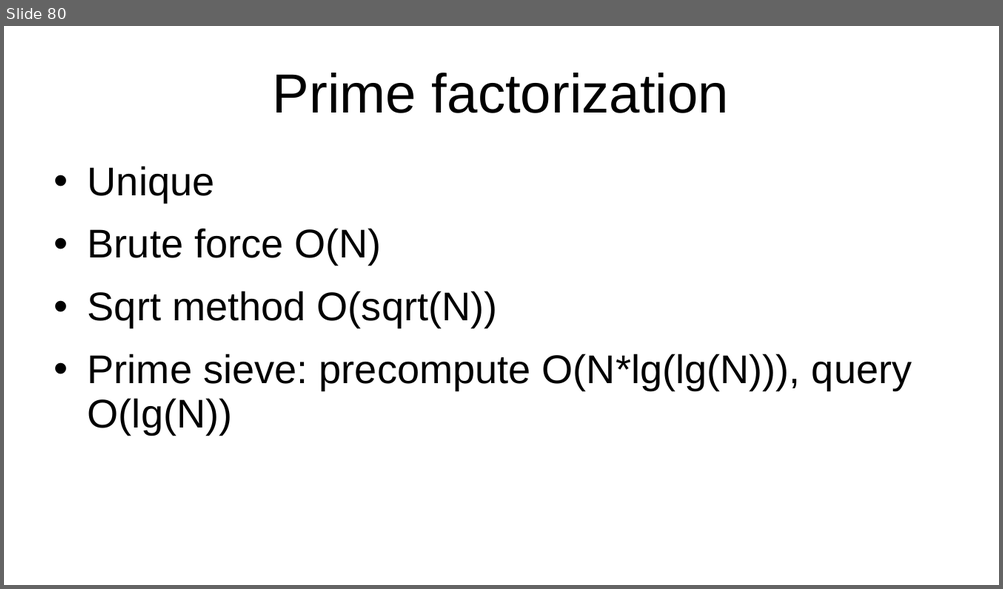
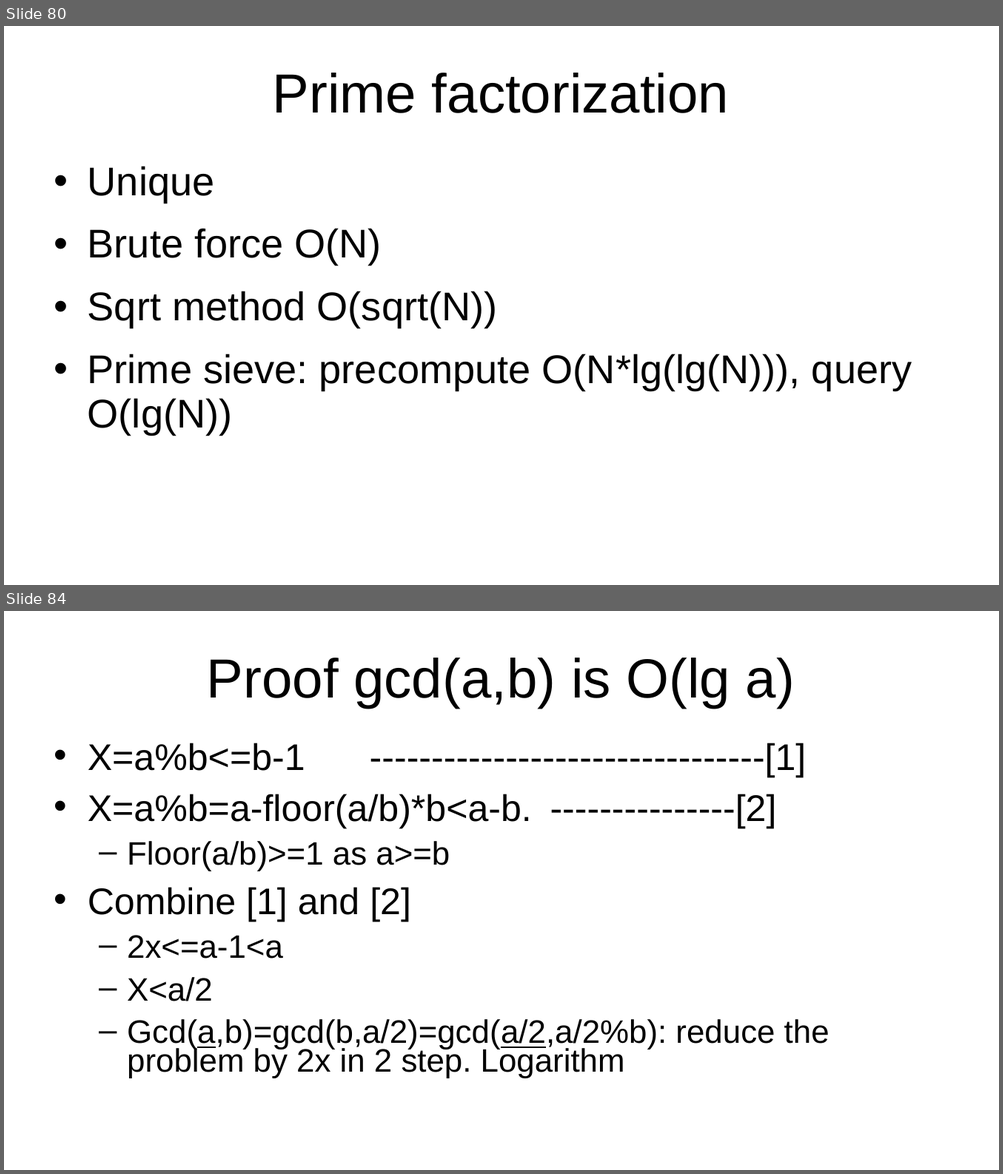
Before and after one commit to kindaichinisan/CompetitiveProgramming, a slide deck: MyCode/competitive_programming.ppt. Shown one above the other, each under a label of ours: slide 80 before the commit, slides 80 and 84 after it; the slides between them are not shown. The pictures are 1003x589 and 1003x1174 pixels, drawn with LibreOffice and Linux fonts; fonts in the diff are those of the drawing. Boxes give left, top, right and bottom in pixels: in the first picture for what was removed or moved away, otherwise in the second. Text is boxed around its words. In the diff, an @@ line names an element or a change of style, - is before the commit and + after.

```diff
--- a/MyCode/competitive_programming.ppt
+++ b/MyCode/competitive_programming.ppt
@@ slide 84 added at [4,611,999,1170], background #FFFFFF @@
@@ title added at [207,658,794,709], 44 pt, text #000000 @@
+Proof gcd(a,b) is O(lg a)
@@ text added at [88,743,829,1079], 25.9 pt, text #000000 @@
+• X=a%b<=b-1 --------------------------------[1]
+• X=a%b=a-floor(a/b)*b<a-b. ---------------[2]
+  – Floor(a/b)>=1 as a>=b
+• Combine [1] and [2]
+  – 2x<=a-1<a
+  – X<a/2
+  – Gcd(a,b)=gcd(b,a/2)=gcd(a/2,a/2%b): reduce the problem by 2x in 2 step. Logarithm
```
Also in this commit, not shown: 2 slides changed, 6 other slides added, 2 other files.
